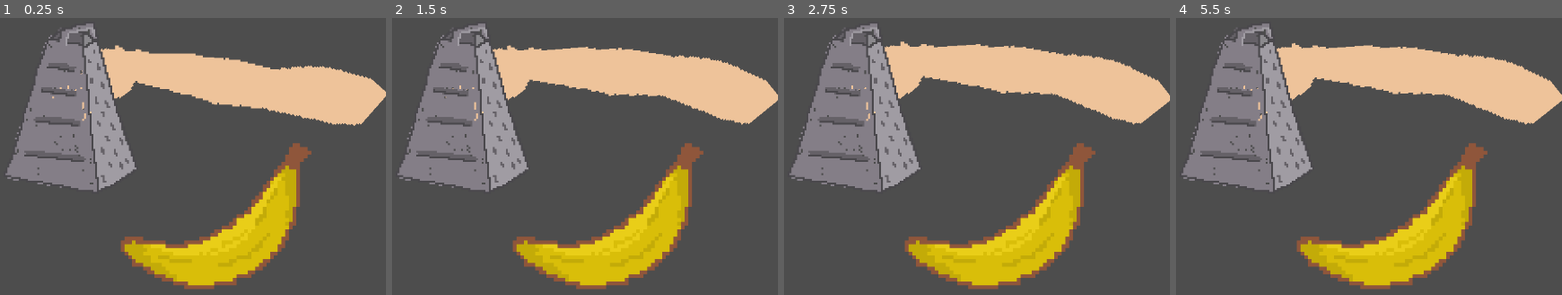
Above: before the commit, frames 1-4 (left to right).
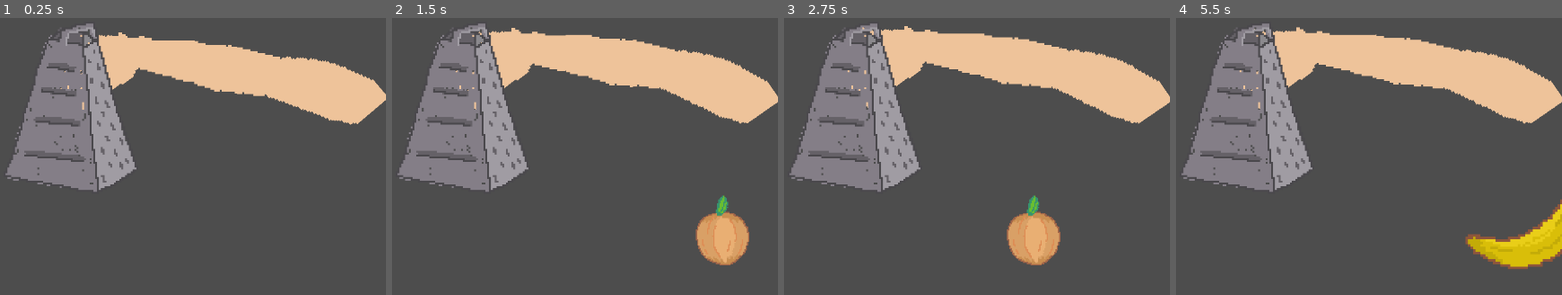
Above: after the commit, the same moments.

Repository: PeaceMonster/EpicWe-Gamejam2024
Game: Godot game, scene res://scenes/main.tscn
Same seed, same stepped clock (60 frames per second), same inputs: the game is played once before the commit and once after it.
Inputs (mouse positions are in pixels of both pictures, inside the frame that each line leads up to):
- Up to frame 1 (0.25 s): no input
- Up to frame 2 (1.5 s): move the mouse to (457, 98) at 0.52 s; move the mouse to (outside the picture) at 1.27 s
- Up to frame 3 (2.75 s): move the mouse to (830, 92) at 2.02 s
- Up to frame 4 (5.5 s): tap Enter at 2.75 s; move the mouse to (1195, 106) at 2.77 s; tap Space at 3.5 s; move the mouse to (1257, 103) at 3.52 s; tap S (skip_item, bound only after the commit) at 4.15 s; move the mouse to (outside the picture) at 4.27 s; move the mouse to (1210, 101) at 5.02 s

The runs differ from the first frame. In frame 1, 15% of the frame differs, in the area x 13-100%, y 5-99%; in frame 2, 17%; in frame 3, 14%; in frame 4, 17%, in the area x 16-100%, y 3-99%.

Commit message:
Update to hardness

Diff:
--- a/project.godot
+++ b/project.godot
@@ -18,3 +18,15 @@
 [autoload]
 
 EventBus="*res://event_bus.gd"
+
+[global_group]
+
+mouse_target=""
+
+[input]
+
+skip_item={
+"deadzone": 0.5,
+"events": [Object(InputEventKey,"resource_local_to_scene":false,"resource_name":"","device":-1,"window_id":0,"alt_pressed":false,"shift_pressed":false,"ctrl_pressed":false,"meta_pressed":false,"pressed":false,"keycode":0,"physical_keycode":83,"key_label":0,"unicode":115,"location":0,"echo":false,"script":null)
+]
+}
--- a/scenes/Fruit/banana.tscn
+++ b/scenes/Fruit/banana.tscn
@@ -6,7 +6,7 @@
 
 [node name="Banana" type="Node2D"]
 texture_filter = 1
-scale = Vector2(3, 3)
+scale = Vector2(2, 2)
 
 [node name="Sprite2D" type="Sprite2D" parent="."]
 scale = Vector2(2, 2)
@@ -22,7 +22,7 @@
 [node name="gratecomponent" parent="." node_paths=PackedStringArray("parent") instance=ExtResource("3_rxbgv")]
 monitorable = false
 parent = NodePath("..")
-grate_hardness = 50.0
+health = 30
 particle_color = Color(0.913725, 0.807843, 0.0941176, 1)
 
 [node name="CollisionPolygon2D3" type="CollisionPolygon2D" parent="gratecomponent"]
--- a/scenes/Fruit/beer.tscn
+++ b/scenes/Fruit/beer.tscn
@@ -6,6 +6,7 @@
 
 [node name="Beer" type="Node2D"]
 texture_filter = 1
+scale = Vector2(2, 2)
 
 [node name="grabcomponent" parent="." node_paths=PackedStringArray("parent") instance=ExtResource("1_53ocq")]
 parent = NodePath("..")
@@ -15,6 +16,8 @@
 
 [node name="gratecomponent" parent="." node_paths=PackedStringArray("parent") instance=ExtResource("2_mbrg6")]
 parent = NodePath("..")
+grate_hardness = 7.0
+health = 60
 particle_color = Color(0.980392, 0.772549, 0.298039, 1)
 
 [node name="CollisionPolygon2D2" type="CollisionPolygon2D" parent="gratecomponent"]
--- a/scenes/Fruit/cucumber.tscn
+++ b/scenes/Fruit/cucumber.tscn
@@ -16,7 +16,7 @@
 
 [node name="gratecomponent" parent="." node_paths=PackedStringArray("parent") instance=ExtResource("2_4pcj3")]
 parent = NodePath("..")
-health = 100
+health = 50
 particle_color = Color(0.472267, 0.7, 0.273, 1)
 
 [node name="CollisionPolygon2D2" type="CollisionPolygon2D" parent="gratecomponent"]
--- a/scenes/Fruit/fish.tscn
+++ b/scenes/Fruit/fish.tscn
@@ -15,6 +15,7 @@
 
 [node name="gratecomponent" parent="." node_paths=PackedStringArray("parent") instance=ExtResource("2_5vh6c")]
 parent = NodePath("..")
+health = 30
 particle_color = Color(0.71, 0.1207, 0.1207, 1)
 
 [node name="CollisionPolygon2D" type="CollisionPolygon2D" parent="gratecomponent"]
--- a/scenes/Fruit/onion.tscn
+++ b/scenes/Fruit/onion.tscn
@@ -6,6 +6,7 @@
 
 [node name="Onion" type="Node2D"]
 texture_filter = 1
+scale = Vector2(2, 2)
 
 [node name="grabcomponent" parent="." node_paths=PackedStringArray("parent") instance=ExtResource("2_7bt1m")]
 parent = NodePath("..")
@@ -16,7 +17,6 @@
 [node name="gratecomponent" parent="." node_paths=PackedStringArray("parent") instance=ExtResource("3_cfy6s")]
 monitorable = false
 parent = NodePath("..")
-grate_hardness = 20.0
 particle_color = Color(0.91, 0.75166, 0.5824, 1)
 
 [node name="CollisionPolygon2D2" type="CollisionPolygon2D" parent="gratecomponent"]
--- a/scenes/Fruit/puppy.tscn
+++ b/scenes/Fruit/puppy.tscn
@@ -15,6 +15,8 @@
 
 [node name="gratecomponent" parent="." node_paths=PackedStringArray("parent") instance=ExtResource("2_nmydq")]
 parent = NodePath("..")
+grate_hardness = 6.0
+health = 300
 particle_color = Color(1, 0, 0, 1)
 
 [node name="CollisionPolygon2D2" type="CollisionPolygon2D" parent="gratecomponent"]
--- a/scenes/Grabable/grabcomponent.gd
+++ b/scenes/Grabable/grabcomponent.gd
@@ -1,4 +1,9 @@
 extends Area2D
+
+class_name GrabComponent
+
+signal grab_start
+signal grab_end
 
 @export var parent : Node2D
 var mouse_inside := false
@@ -6,24 +11,27 @@
 var grabber : Area2D = null
 var position_delta := Vector2(0,0)
 
+func _ready() -> void:
+	EventBus.done_grating.connect(removed)
 
 func _input(event):
 	if event is InputEventMouseButton and mouse_inside:
 		if event.pressed:
 			grabbed = true
+			emit_signal("grab_start")
 			position_delta = grabber.global_position - parent.global_position
-			print(position_delta)
-			print("Grab")
 	if event is InputEventMouseButton and grabbed:
 		if not event.pressed:
+			emit_signal("grab_end")
 			grabbed = false
-			print("Release")
 
 # Vi skal nok finde ud af at gøre dette
 func _process(delta: float) -> void:
 	if grabbed:
 		parent.global_position = grabber.global_position - position_delta
 
+func removed():
+	emit_signal("grab_end")
 
 func _on_area_exited(area: Area2D) -> void:
 	mouse_inside = false
--- a/scenes/GrateComponent/gratecomponent.gd
+++ b/scenes/GrateComponent/gratecomponent.gd
@@ -16,8 +16,8 @@
 func _ready() -> void:
 	particles.color = particle_color
 
-func grate(delta: float):
-	if rng.randf() < (1 / grate_hardness):
+func grate(velocity: float, delta: float):
+	if velocity * delta > grate_hardness / 100:
 		health -= delta
 		particles.emitting = true
 
@@ -34,8 +34,12 @@
 func _on_area_exited(area: Area2D) -> void:
 	grating = false
 
+func _input(event: InputEvent) -> void:
+	if event.is_action_pressed('skip_item'):
+		EventBus.done_grating_emit()
+		parent.queue_free()
 
 func _process(delta: float) -> void:
 	if grating and not prev_pos == self.global_position:
-		grate(delta)
+		grate(abs(global_position.y - prev_pos.y), delta)
 	prev_pos = self.global_position
--- a/scenes/VisualArm2/visual_arm_2.tscn
+++ b/scenes/VisualArm2/visual_arm_2.tscn
@@ -92,9 +92,9 @@
 texture = ExtResource("3_b88la")
 
 [node name="Bone2D" type="Bone2D" parent="Skeleton2D/Bone2D/Bone2D/Bone2D"]
-position = Vector2(22.0366, -0.470367)
-rotation = 2.10069
-scale = Vector2(0.999994, 0.999994)
+position = Vector2(36.985, -0.340561)
+rotation = 2.57618
+scale = Vector2(1.00001, 1.00001)
 rest = Transform2D(1, 0, 0, 1, 44, 0)
 metadata/_local_pose_override_enabled_ = true
 
--- /dev/null
+++ b/scenes/WeightComponent/weightcomponent.gd
@@ -0,0 +1,18 @@
+extends Node
+
+@export var weight := 10.0
+@export var grab_component : GrabComponent
+var hand_speed_init := 2.0
+
+func slow_hand():
+	var mouse = get_tree().get_first_node_in_group("mouse_target")
+	hand_speed_init = mouse.drag_coefficient
+	mouse.drag_coefficient = weight
+
+func restore_hand_speed():
+	var mouse = get_tree().get_first_node_in_group("mouse_target")
+	mouse.drag_coefficient = hand_speed_init
+
+func _ready() -> void:
+	grab_component.grab_start.connect(slow_hand)
+	grab_component.grab_end.connect(restore_hand_speed)
--- /dev/null
+++ b/scenes/WeightComponent/weightcomponent.tscn
@@ -0,0 +1,6 @@
+[gd_scene load_steps=2 format=3 uid="uid://dxbuvjfu3ykgu"]
+
+[ext_resource type="Script" path="res://scenes/WeightComponent/weightcomponent.gd" id="1_i8htm"]
+
+[node name="Weightcomponent" type="Node"]
+script = ExtResource("1_i8htm")
--- a/scenes/main.gd
+++ b/scenes/main.gd
@@ -3,11 +3,18 @@
 @export var subjects : Array[PackedScene]
 var index := 0
 @onready var spawn_point: Marker2D = $SpawnPoint
-
+@onready var animation_player: AnimationPlayer = $AnimationPlayer
+var spawn_point_init := Vector2(0,0)
 
 # Called when the node enters the scene tree for the first time.
 func _ready() -> void:
+	EventBus.done_grating.connect(spawn_next)
+
+	spawn_point_init = spawn_point.position
 	var next_object = subjects[index].instantiate()
+	spawn_point.add_child(next_object)
+	animation_player.play("new_spawn")
+	index += 1
 	pass # Replace with function body.
 
 
@@ -16,5 +23,9 @@
 	pass
 
 func spawn_next():
+	spawn_point.position = spawn_point_init
 	if index < len(subjects):
-		pass
+		var next_object = subjects[index].instantiate()
+		spawn_point.add_child(next_object)
+		animation_player.play("new_spawn")
+		index += 1
--- a/scenes/main.tscn
+++ b/scenes/main.tscn
@@ -12,6 +12,42 @@
 [ext_resource type="PackedScene" uid="uid://8fqgluqgr5i8" path="res://scenes/Fruit/beer.tscn" id="7_5l8km"]
 [ext_resource type="PackedScene" uid="uid://2kym6jgtl4o0" path="res://scenes/Fruit/puppy.tscn" id="8_pfeih"]
 
+[sub_resource type="Animation" id="Animation_ocxsb"]
+resource_name = "new_spawn"
+tracks/0/type = "value"
+tracks/0/imported = false
+tracks/0/enabled = true
+tracks/0/path = NodePath(".:position")
+tracks/0/interp = 1
+tracks/0/loop_wrap = true
+tracks/0/keys = {
+"times": PackedFloat32Array(0, 1),
+"transitions": PackedFloat32Array(1, 1.27456),
+"update": 0,
+"values": [Vector2(1438, 539), Vector2(931.69, 539)]
+}
+
+[sub_resource type="Animation" id="Animation_haq7x"]
+length = 0.001
+tracks/0/type = "value"
+tracks/0/imported = false
+tracks/0/enabled = true
+tracks/0/path = NodePath(".:position")
+tracks/0/interp = 1
+tracks/0/loop_wrap = true
+tracks/0/keys = {
+"times": PackedFloat32Array(0),
+"transitions": PackedFloat32Array(1),
+"update": 0,
+"values": [Vector2(1238, 539)]
+}
+
+[sub_resource type="AnimationLibrary" id="AnimationLibrary_o1dwt"]
+_data = {
+"RESET": SubResource("Animation_haq7x"),
+"new_spawn": SubResource("Animation_ocxsb")
+}
+
 [node name="Main" type="Node2D"]
 texture_filter = 1
 script = ExtResource("1_yymtn")
@@ -22,14 +58,19 @@
 scale = Vector2(3, 3)
 ik_target = NodePath("../MouseTarget")
 
-[node name="MouseTarget" parent="." instance=ExtResource("5_mli8h")]
+[node name="MouseTarget" parent="." groups=["mouse_target"] instance=ExtResource("5_mli8h")]
 position = Vector2(694, 309)
+
+[node name="SpawnPoint" type="Marker2D" parent="."]
+position = Vector2(1238, 539)
+
+[node name="AnimationPlayer" type="AnimationPlayer" parent="."]
+root_node = NodePath("../SpawnPoint")
+libraries = {
+"": SubResource("AnimationLibrary_o1dwt")
+}
+speed_scale = 0.5
 
 [node name="Grater" parent="." instance=ExtResource("1_sicte")]
 position = Vector2(664, 321)
 scale = Vector2(3, 3)
-
-[node name="SpawnPoint" type="Marker2D" parent="."]
-position = Vector2(888, 543)
-
-[node name="Banana" parent="SpawnPoint" instance=ExtResource("3_taqu3")]
Not shown: 1 places in scenes/Fruit/cucumber.tscn that only renumber resources
Not shown: 1 places in scenes/main.tscn that only renumber resources
